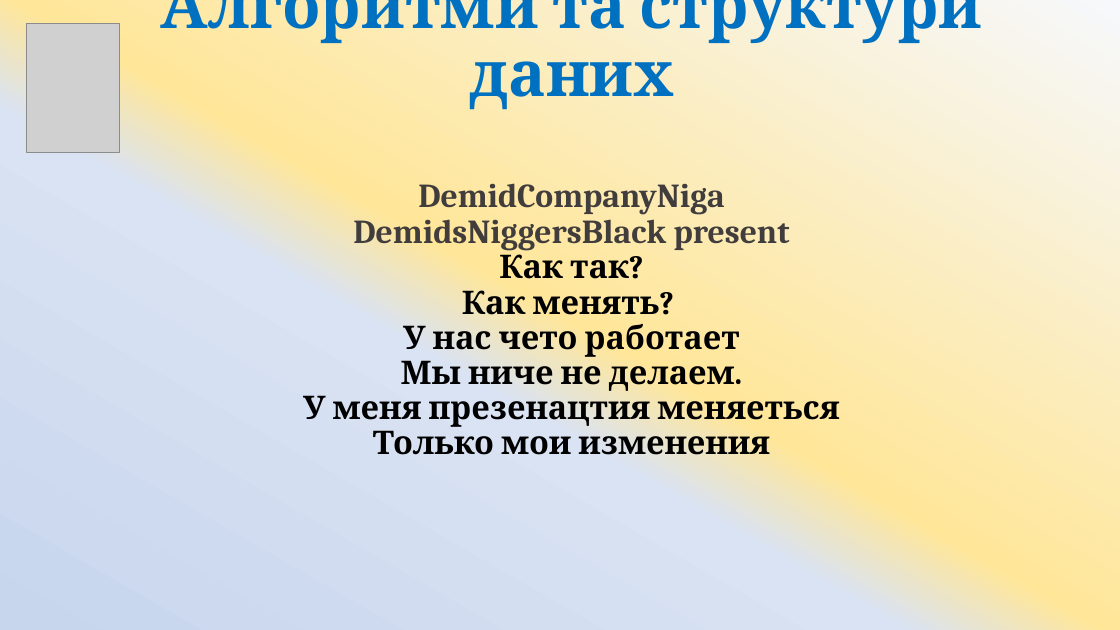
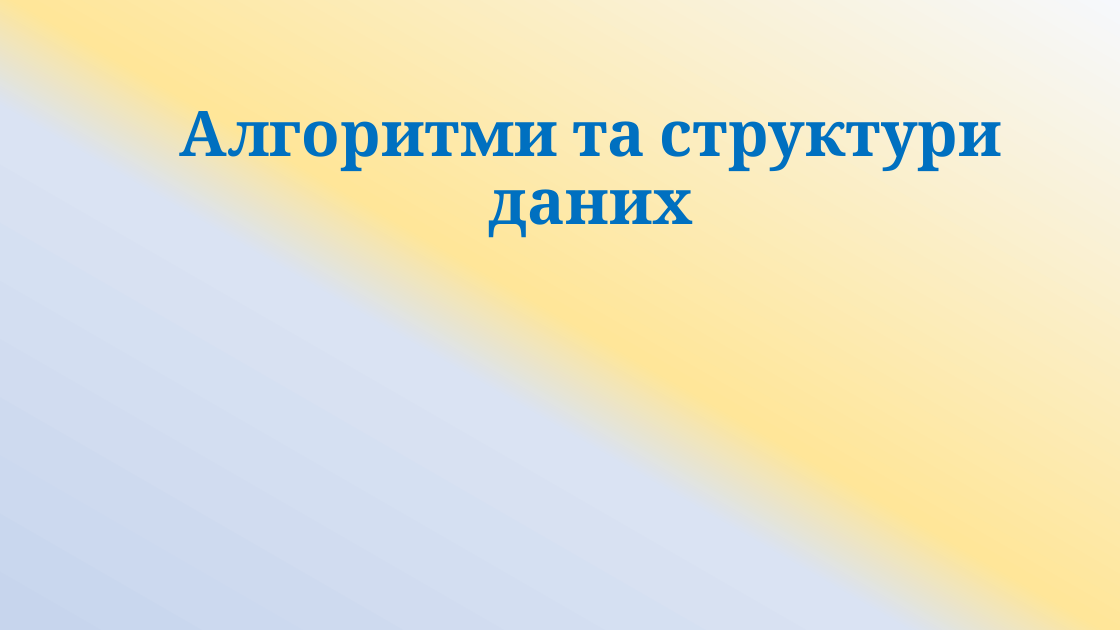
Before and after one commit to ArtemKlym/git_presentation, a slide deck: slide 1 of Git_1 part.pptx. Drawn at 1120x630 pixels with LibreOffice and Linux fonts; fonts in the diff are those of the drawing; grey boxes stand for pictures. Boxes give left, top, right and bottom in pixels: in the first picture for what was removed or moved away, otherwise in the second. Text is boxed around its words. In the diff, an @@ line names an element or a change of style, - is before the commit and + after.

```diff
--- a/Git_1 part.pptx
+++ b/Git_1 part.pptx
@@ picture removed at (27, 23, 119, 152) @@
@@ title at (180, 111, 1002, 238): text changed; size 27.9 to 54 pt; text colour #000000 to #0070C0 @@
-Алгоритми та структури даних
-DemidCompanyNiga
-DemidsNiggersBlack present
-Как так?
-Как менять?
-У нас чето работает
-Мы ниче не делаем.
-У меня презенацтия меняеться
-Только мои изменения
+Алгоритми та структури даних
```
Also in this commit, not shown: 1 other slide changed, 1 slide added, 1 slide removed.
